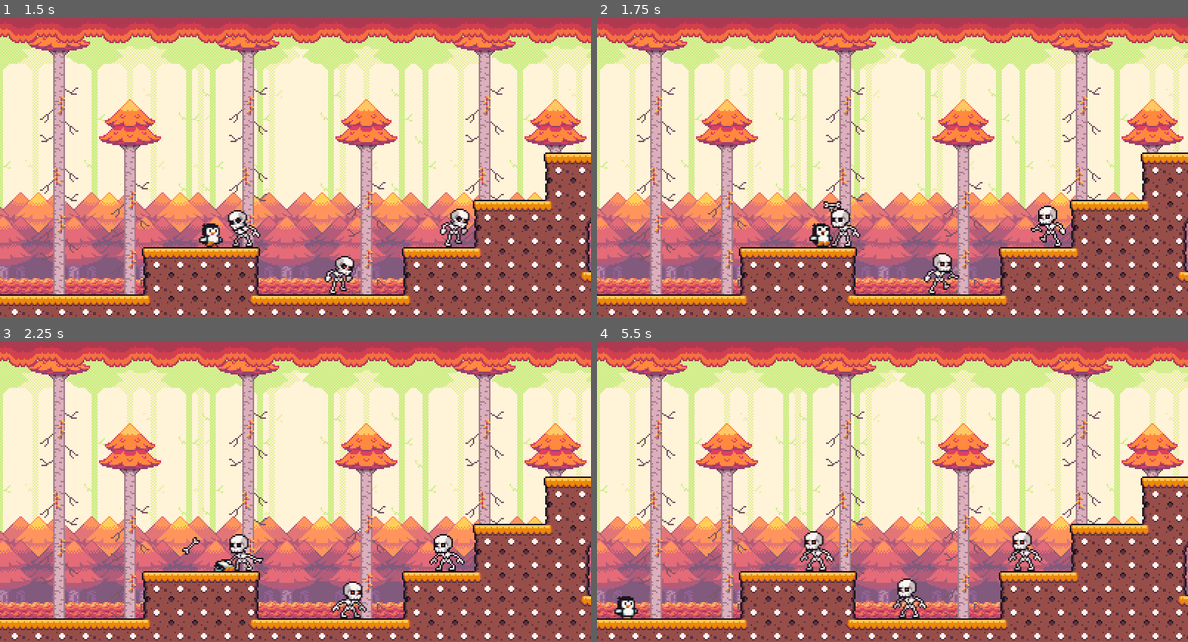
Above: before the commit, frames 1-4 (two rows, left to right).
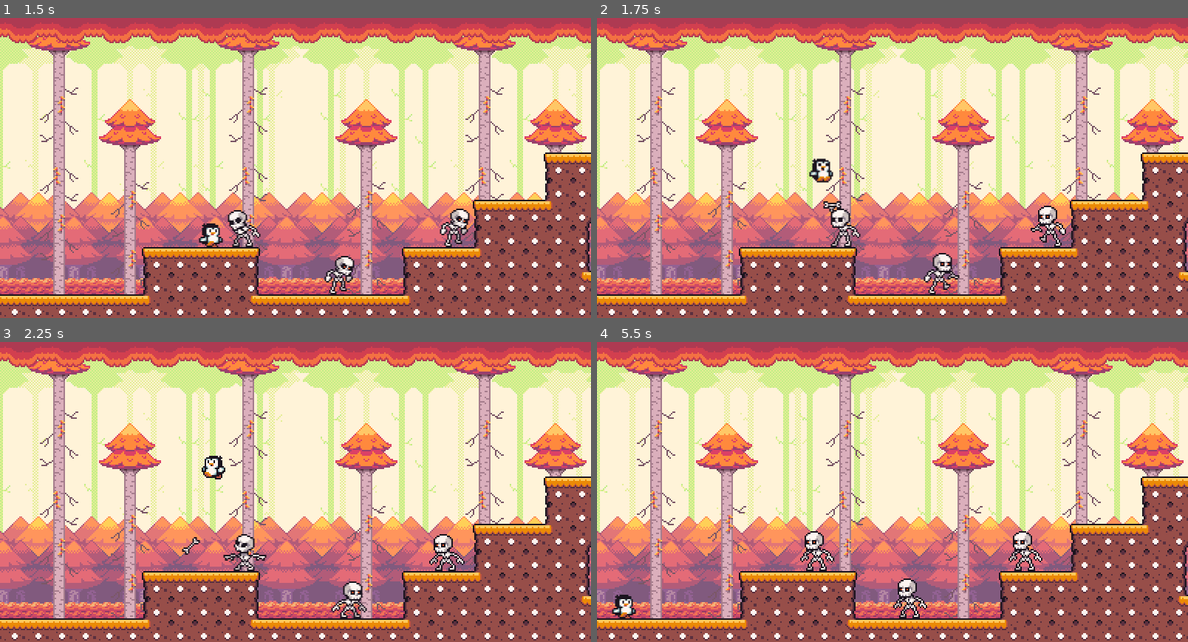
Above: after the commit, the same moments.

Repository: RafaelForbeck/Godot-2025-Plataforma-2D-YouTube
Game: Godot game, scene res://scene/forest.tscn
Two runs of this game, one before a commit and one after it. Both use one fixed random seed, a clock stepped at 60 frames per second and the inputs below.
Inputs:
- Up to frame 1 (1.5 s): hold S (duck) 0.53-1.28 s; hold D (right) from 0.53 s (still down); tap W (jump) at 0.77 s; tap S (duck) at 1.35 s
- Up to frame 2 (1.75 s): keep holding D (right); tap W (jump) at 1.52 s
- Up to frame 3 (2.25 s): release D (right) at 2.03 s; hold A (left) from 2.03 s (still down); hold S (duck) from 2.03 s (still down)
- Up to frame 4 (5.5 s): release A (left) at 2.78 s; release S (duck) at 2.78 s; hold D (right) 2.78-4.28 s; tap S (duck) at 2.85, 4.35 s; tap W (jump) at 3.02, 3.77, 4.52 s; hold S (duck) 3.53-4.28 s; hold A (left) 4.28-5.03 s; hold D (right) from 5.03 s (still down); hold S (duck) from 5.03 s (still down)

Frame 1 is identical in both runs. In frame 2, 0.5% of the frame differs, in the area x 35-40%, y 46-77%; in frame 3, 0.8%, in the area x 34-46%, y 37-77%; in frame 4, 0.7%.

Commit message:
Gerencia colisão entre projétil e player

Diff:
--- a/entities/player.tscn
+++ b/entities/player.tscn
@@ -184,11 +184,12 @@
 [node name="AnimatedSprite2D" type="AnimatedSprite2D" parent="."]
 z_index = 1
 sprite_frames = SubResource("SpriteFrames_i623q")
-animation = &"hurt"
+animation = &"idle"
 
 [node name="Hitbox" type="Area2D" parent="."]
+z_index = 10
 collision_layer = 2
-collision_mask = 4
+collision_mask = 20
 
 [node name="CollisionShape2D" type="CollisionShape2D" parent="Hitbox"]
 position = Vector2(0, 0.5)
--- a/entities/skeleton.tscn
+++ b/entities/skeleton.tscn
@@ -171,7 +171,7 @@
 position = Vector2(2, 3)
 shape = SubResource("CapsuleShape2D_fpmxe")
 
-[node name="Hitbox" type="Area2D" parent="."]
+[node name="Hitbox" type="Area2D" parent="." groups=["Enemies"]]
 visible = false
 collision_layer = 4
 collision_mask = 2
--- a/entities/spinning_bone.tscn
+++ b/entities/spinning_bone.tscn
@@ -42,7 +42,9 @@
 "speed": 10.0
 }]
 
-[node name="SpinningBone" type="Area2D"]
+[node name="SpinningBone" type="Area2D" groups=["LethalArea"]]
+collision_layer = 16
+collision_mask = 3
 script = ExtResource("1_njpw1")
 
 [node name="CollisionShape2D" type="CollisionShape2D" parent="."]
@@ -52,3 +54,12 @@
 sprite_frames = SubResource("SpriteFrames_cjyle")
 autoplay = "default"
 frame_progress = 0.828094
+
+[node name="SelfDestructTimer" type="Timer" parent="."]
+wait_time = 10.0
+one_shot = true
+autostart = true
+
+[connection signal="area_entered" from="." to="." method="_on_area_entered"]
+[connection signal="body_entered" from="." to="." method="_on_body_entered"]
+[connection signal="timeout" from="SelfDestructTimer" to="." method="_on_self_destruct_timer_timeout"]
--- a/project.godot
+++ b/project.godot
@@ -25,6 +25,8 @@
 [global_group]
 
 Player=""
+Enemies=""
+LethalArea=""
 
 [input]
 
@@ -60,6 +62,7 @@
 2d_physics/layer_2="player"
 2d_physics/layer_3="enemies"
 2d_physics/layer_4="level_end"
+2d_physics/layer_5="lethal_area"
 
 [rendering]
 
--- a/scripts/player.gd
+++ b/scripts/player.gd
@@ -12,6 +12,8 @@
 
 @onready var anim: AnimatedSprite2D = $AnimatedSprite2D
 @onready var collision_shape: CollisionShape2D = $CollisionShape2D
+@onready var hitbox_collision_shape: CollisionShape2D = $Hitbox/CollisionShape2D
+
 @onready var reload_timer: Timer = $ReloadTimer
 
 @export var max_speed = 180.0
@@ -91,7 +93,7 @@
 func go_to_hurt_state():
 	status = PlayerState.hurt
 	anim.play("hurt")
-	velocity = Vector2.ZERO
+	velocity.x = 0
 	reload_timer.start()
 
 func idle_state(delta):
@@ -200,12 +202,24 @@
 	collision_shape.shape.height = 10
 	collision_shape.position.y = 3
 
+	hitbox_collision_shape.shape.size.y = 10
+	hitbox_collision_shape.position.y = 3
+
 func set_large_collider():
 	collision_shape.shape.radius = 6
 	collision_shape.shape.height = 16
 	collision_shape.position.y = 0
 
+	hitbox_collision_shape.shape.size.y = 15
+	hitbox_collision_shape.position.y = 0.5
+
 func _on_hitbox_area_entered(area: Area2D) -> void:
+	if area.is_in_group("Enemies"):
+		hit_enemy(area)
+	elif area.is_in_group("LethalArea"):
+		hit_lethal_area()
+
+func hit_enemy(area: Area2D):
 	if velocity.y > 0:
 		# inimigo morre
 		area.get_parent().take_damage()
@@ -215,5 +229,8 @@
 		if status != PlayerState.hurt:
 			go_to_hurt_state()
 
+func hit_lethal_area():
+	go_to_hurt_state()
+
 func _on_reload_timer_timeout() -> void:
 	get_tree().reload_current_scene()
--- a/scripts/spinning_bone.gd
+++ b/scripts/spinning_bone.gd
@@ -8,6 +8,15 @@
 func _process(delta: float) -> void:
 	position.x += speed * delta * direction
 
-func set_direction(direction):
-	self.direction = direction
+func set_direction(skeleton_direction):
+	direction = skeleton_direction
 	anim.flip_h = direction < 0
+
+func _on_self_destruct_timer_timeout() -> void:
+	queue_free()
+
+func _on_area_entered(_area: Area2D) -> void:
+	queue_free()
+
+func _on_body_entered(_body: Node2D) -> void:
+	queue_free()
